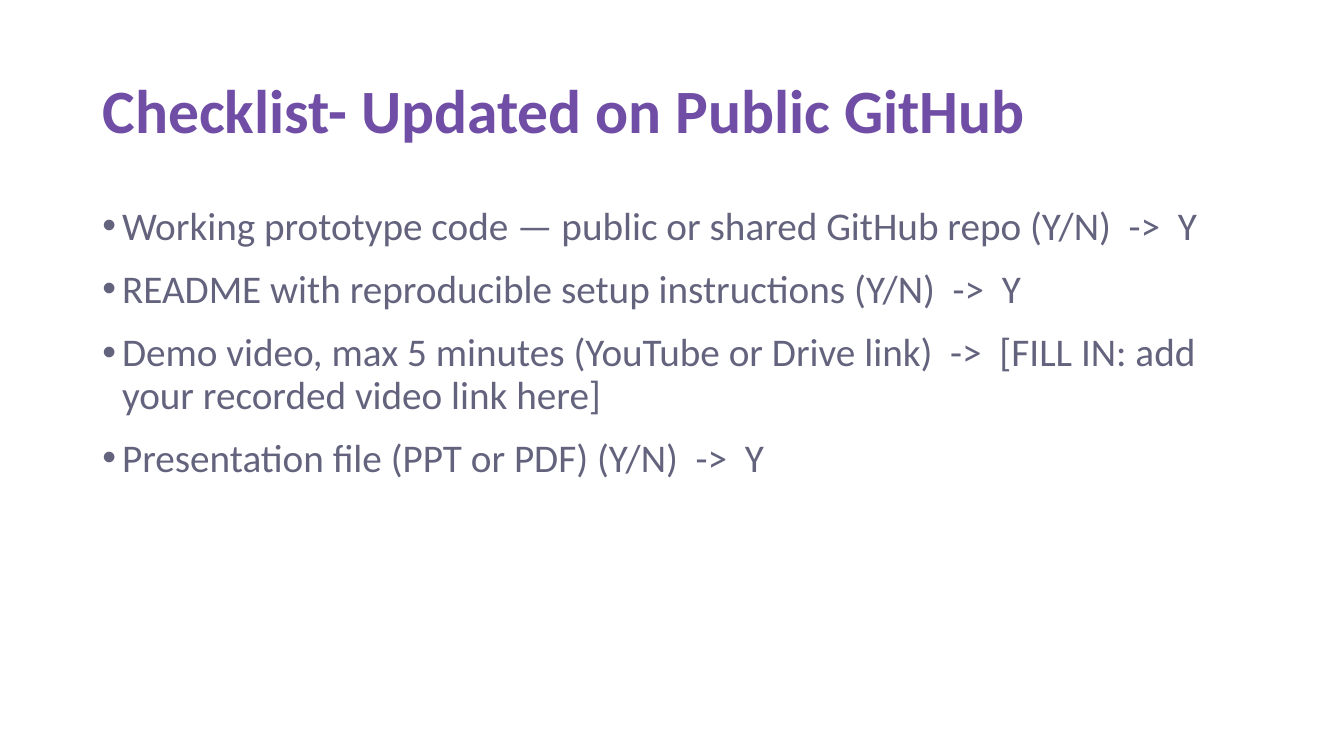
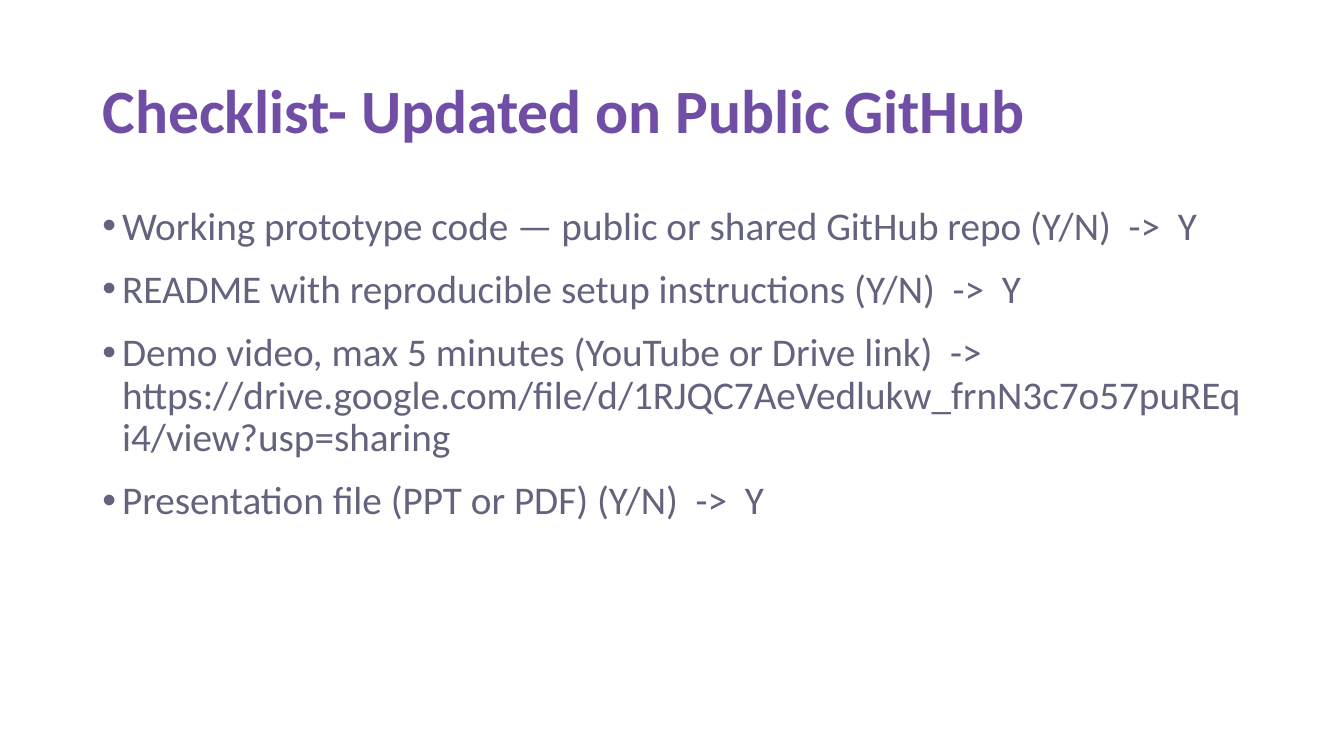
Before and after one commit to AKARSH24012006/CO-PILOT-BRIEF, a slide deck: slide 11 of CopilotBrief_Submission.pptx. Drawn at 1344x756 pixels with LibreOffice and Linux fonts; fonts in the diff are those of the drawing. Boxes give left, top, right and bottom in pixels: in the first picture for what was removed or moved away, otherwise in the second. Text is boxed around its words. In the diff, an @@ line names an element or a change of style, - is before the commit and + after.

```diff
--- a/CopilotBrief_Submission.pptx
+++ b/CopilotBrief_Submission.pptx
@@ text at bbox=[122, 337, 1240, 458]: text changed @@
-• Demo video, max 5 minutes (YouTube or Drive link) -> [FILL IN: add your recorded video link here]
+• Demo video, max 5 minutes (YouTube or Drive link) -> https://drive.google.com/file/d/1RJQC7AeVedlukw_frnN3c7o57puREqi4/view?usp=sharing
```
Also in this commit, not shown: 1 other slide changed, 2 other files.
